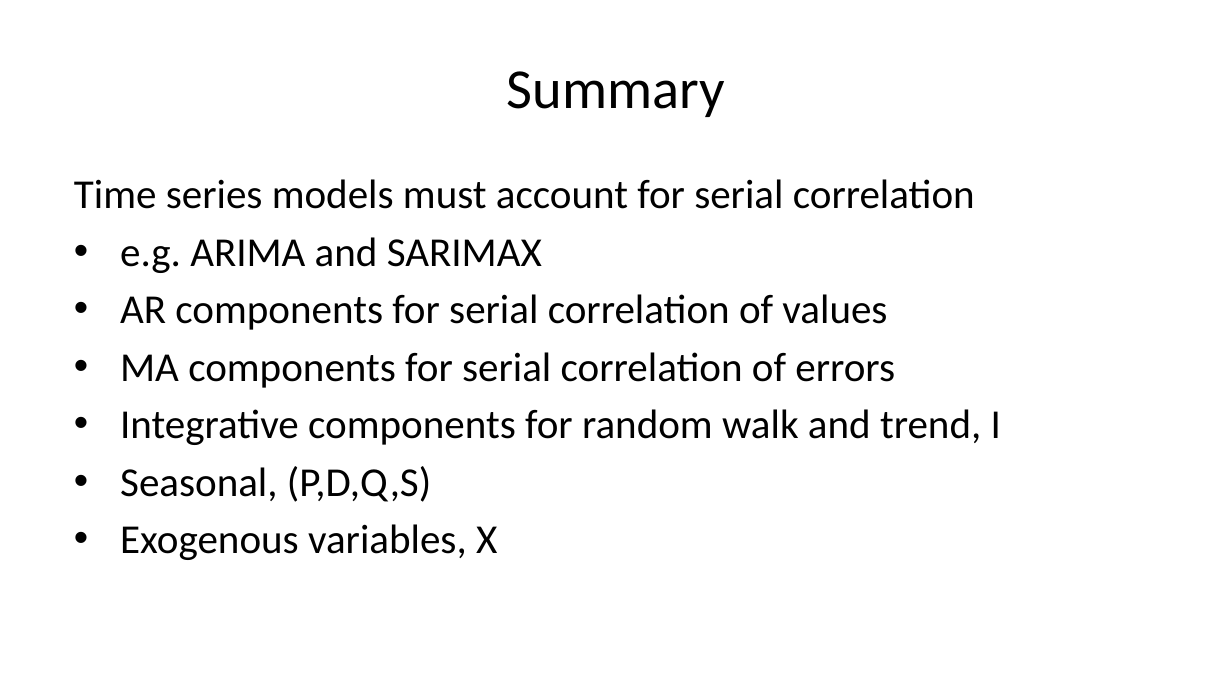
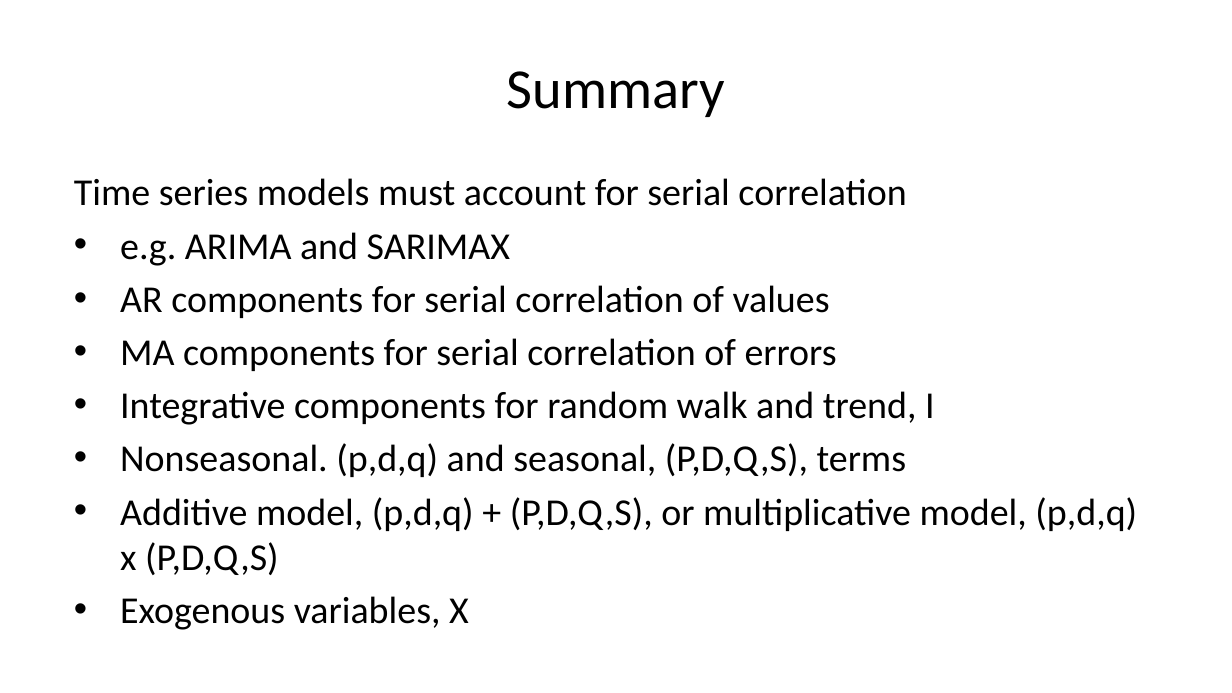
Before and after one commit to StephenElston/CSCI-E-83, a slide deck: slide 65 of LectureSlides/13_BasicTimeSeriesModels.pptx (slide 64 before the commit). Drawn at 1232x693 pixels with LibreOffice and Linux fonts; fonts in the diff are those of the drawing. Boxes give left, top, right and bottom in pixels: in the first picture for what was removed or moved away, otherwise in the second. Text is boxed around its words. In the diff, an @@ line names an element or a change of style, - is before the commit and + after.

Commit message:
Typo corrections from lecture

```diff
--- a/LectureSlides/13_BasicTimeSeriesModels.pptx
+++ b/LectureSlides/13_BasicTimeSeriesModels.pptx
@@ text at bbox=[74, 178, 935, 630]: size 24 to 22.2 pt in "Time series models must account for serial ...", "e.g. ARIMA and SARIMAX", "AR components for serial correlation of values", "MA components for serial correlation of errors" and 2 more places @@
@@ text at bbox=[120, 443, 1137, 575]: text changed; size 24 to 22.2 pt @@
-• Seasonal, (P,D,Q,S)
+• Nonseasonal. (p,d,q) and seasonal, (P,D,Q,S), terms
+• Additive model, (p,d,q) + (P,D,Q,S), or multiplicative model, (p,d,q) x (P,D,Q,S)
```
Also in this commit, not shown: 8 other slides changed, 3 slides added, 2 slides removed.
